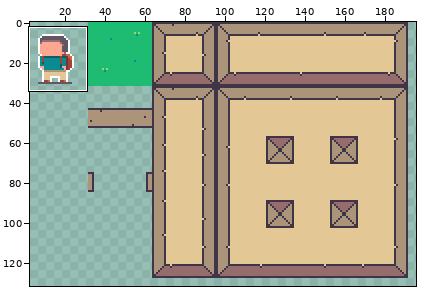
Two states of a sprite sheet, resources/spritesheet.png. The first picture is a wide view before the edit; the outline marks the close-up.
Close-up. Earlier state:
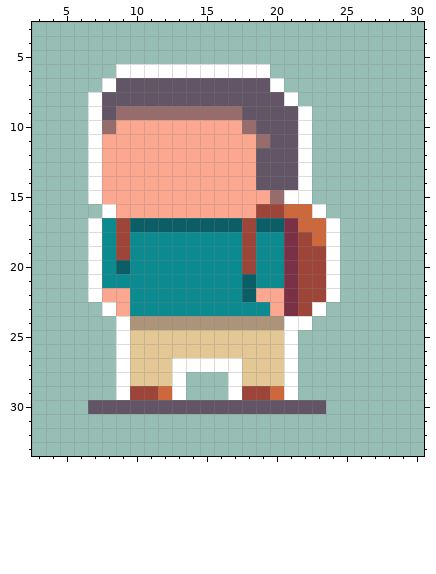
The file is 256x256 pixels. Shown: x 3..30, y 3..33. The wide view leaves out empty margins.
New version:
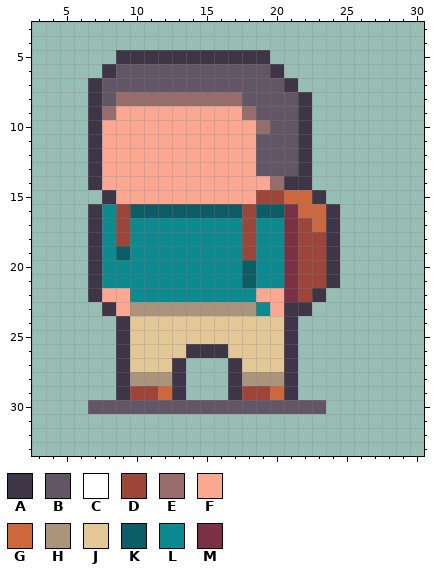
Palette (. is transparent): A #3e3546  B #625565  C #ffffff  D #9e4539  E #966c6c  F #fca790  G #cd683d  H #ab947a  J #e3c896  K #0b5e65  L #0b8a8f  M #7a3045
Message: Darken player outline to fit with art style
The edit:
{"y":5,"x":9,"old":"...........","new":"AAAAAAAAAAA"}
{"y":6,"x":8,"old":".CCCCCCCCCCC.","new":"ABBBBBBBBBBBA"}
{"y":7,"x":7,"old":".C","new":"AB"}
{"y":7,"x":20,"old":"C.","new":"BA"}
{"y":8,"x":7,"old":"C","new":"A"}
{"y":8,"x":9,"old":"BBBBBBBBB","new":"EEEEEEEEE"}
{"y":8,"x":21,"old":"C.","new":"BA"}
{"y":9,"x":7,"old":"CBEEEEEEEEEB","new":"AEFFFFFFFFFE"}
{"y":9,"x":22,"old":"C","new":"A"}
{"y":10,"x":7,"old":"CE","new":"AF"}
{"y":10,"x":18,"old":"EB","new":"FE"}
{"y":10,"x":22,"old":"C","new":"A"}
{"y":11,"x":7,"old":"C","new":"A"}
{"y":11,"x":19,"old":"E","new":"B"}
{"y":11,"x":22,"old":"C","new":"A"}
{"y":12,"x":7,"old":"C","new":"A"}
{"y":12,"x":22,"old":"C","new":"A"}
{"y":13,"x":7,"old":"C","new":"A"}
{"y":13,"x":22,"old":"C","new":"A"}
{"y":14,"x":7,"old":"C","new":"A"}
{"y":14,"x":19,"old":"BBBC","new":"FEAA"}
{"y":15,"x":7,"old":"CF","new":".A"}
{"y":15,"x":19,"old":"FECC.","new":"DDGGA"}
{"y":16,"x":7,"old":".CFFFFFFFFFFDDG","new":"ALDKKKKKKKKDKKM"}
{"y":16,"x":23,"old":"C.","new":"GA"}
{"y":17,"x":7,"old":"C","new":"A"}
{"y":17,"x":10,"old":"KKKKKKKK","new":"LLLLLLLL"}
{"y":17,"x":19,"old":"KK","new":"LL"}
{"y":17,"x":22,"old":"G","new":"D"}
{"y":17,"x":24,"old":"C","new":"A"}
{"y":18,"x":7,"old":"C","new":"A"}
{"y":18,"x":23,"old":"GC","new":"DA"}
{"y":19,"x":7,"old":"C","new":"A"}
{"y":19,"x":9,"old":"D","new":"K"}
{"y":19,"x":24,"old":"C","new":"A"}
{"y":20,"x":7,"old":"C","new":"A"}
{"y":20,"x":9,"old":"K","new":"L"}
{"y":20,"x":18,"old":"D","new":"K"}
{"y":20,"x":24,"old":"C","new":"A"}
{"y":21,"x":7,"old":"C","new":"A"}
{"y":21,"x":24,"old":"C","new":"A"}
{"y":22,"x":7,"old":"C","new":"A"}
{"y":22,"x":18,"old":"K","new":"L"}
{"y":22,"x":23,"old":"DC","new":"A."}
{"y":23,"x":8,"old":"C","new":"A"}
{"y":23,"x":10,"old":"LLLLLLLLL","new":"HHHHHHHHH"}
{"y":23,"x":21,"old":"MDC","new":"AA."}
{"y":24,"x":9,"old":"CHHHHHHHHHHHCC","new":"AJJJJJJJJJJJA."}
{"y":25,"x":9,"old":"C","new":"A"}
{"y":25,"x":21,"old":"C","new":"A"}
{"y":26,"x":9,"old":"C","new":"A"}
{"y":26,"x":14,"old":"JJJ","new":"AAA"}
{"y":26,"x":21,"old":"C","new":"A"}
{"y":27,"x":9,"old":"C","new":"A"}
{"y":27,"x":13,"old":"CCCCC","new":"A...A"}
{"y":27,"x":21,"old":"C","new":"A"}
{"y":28,"x":9,"old":"CJJJC","new":"AHHHA"}
{"y":28,"x":17,"old":"CJJJC","new":"AHHHA"}
{"y":29,"x":9,"old":"C","new":"A"}
{"y":29,"x":13,"old":"C","new":"A"}
{"y":29,"x":17,"old":"C","new":"A"}
{"y":29,"x":21,"old":"C","new":"A"}
